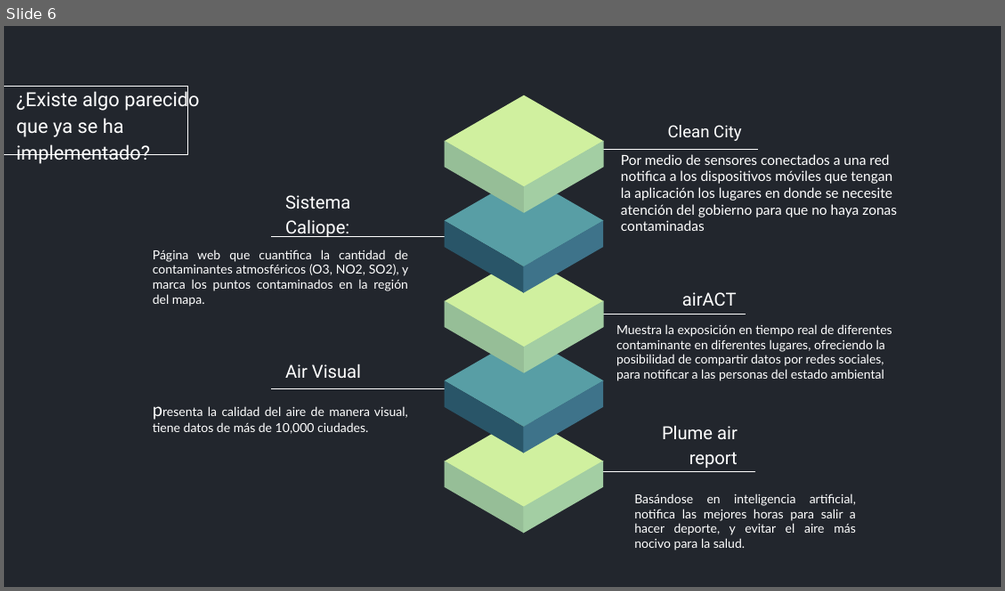
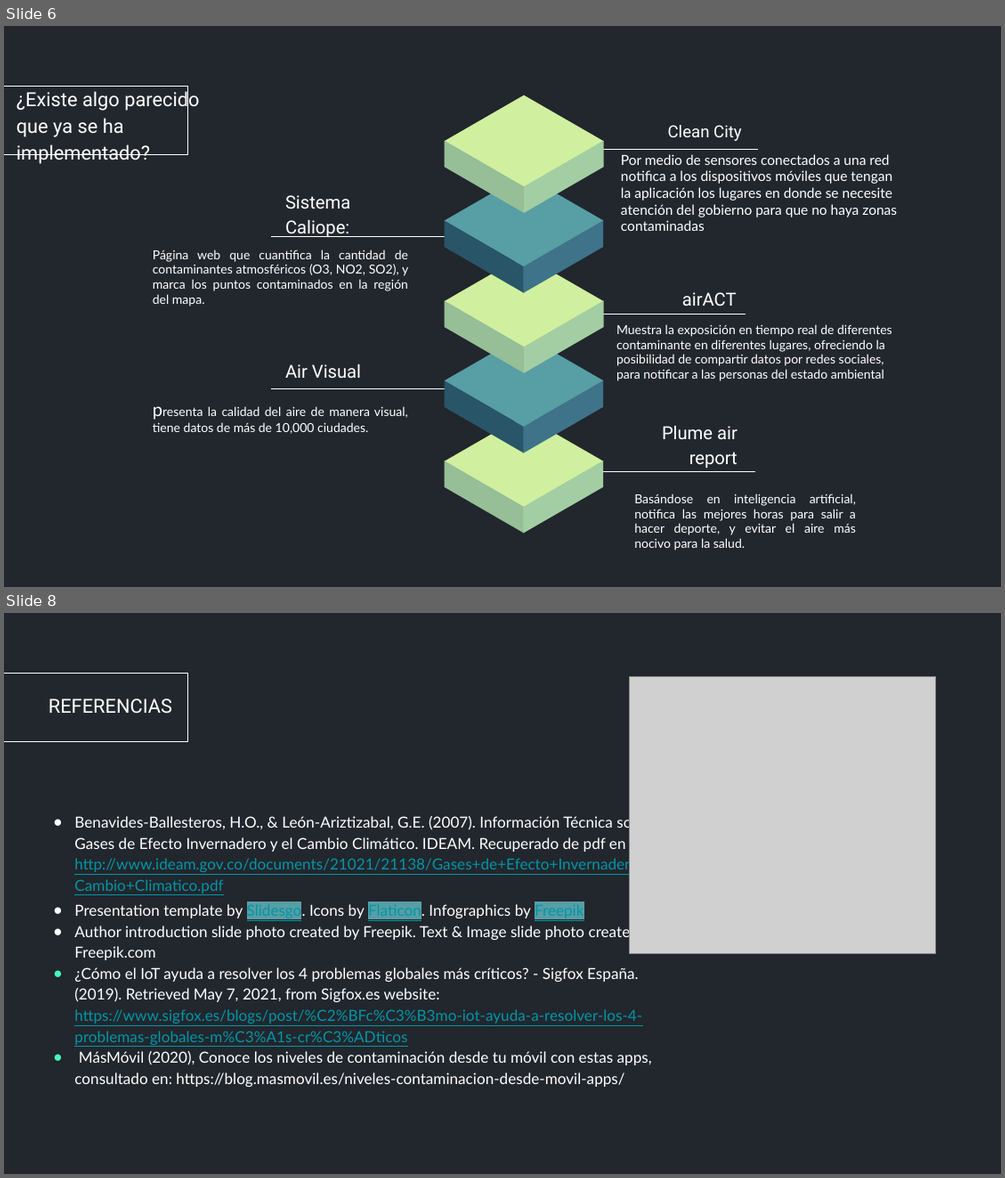
Before and after one commit to ArmandoMG/SemanaTecFinal, a slide deck: Proyecto Final Progra.pptx. Shown one above the other, each under a label of ours: slide 6 before the commit, slides 6 and 8 after it; the slides between them are not shown. The pictures are 1005x591 and 1005x1178 pixels, drawn with LibreOffice and Linux fonts; fonts in the diff are those of the drawing; grey boxes stand for pictures. Boxes give left, top, right and bottom in pixels: in the first picture for what was removed or moved away, otherwise in the second. Text is boxed around its words. In the diff, an @@ line names an element or a change of style, - is before the commit and + after.

```diff
--- a/Proyecto Final Progra.pptx
+++ b/Proyecto Final Progra.pptx
@@ slide 8 added at (4, 613, 1001, 1174), background #22262D; not listed: 1 template element that a slide beside it also shows @@
@@ picture added at (629, 676, 936, 953) @@
@@ title added at (48, 698, 172, 714), 14 pt, text #FFFFFF @@
+REFERENCIAS
@@ text added at (74, 815, 684, 1086), 11 pt, text #FFFFFF @@
+● Benavides-Ballesteros, H.O., & León-Ariztizabal, G.E. (2007). Información Técnica sobre Gases de Efecto Invernadero y el Cambio Climático. IDEAM. Recuperado de pdf en http://www.ideam.gov.co/documents/21021/21138/Gases+de+Efecto+Invernadero+y+el+Cambio+Climatico.pdf
+● Presentation template by Slidesgo. Icons by Flaticon. Infographics by Freepik
+● Author introduction slide photo created by Freepik. Text & Image slide photo created by Freepik.com
+● ¿Cómo el IoT ayuda a resolver los 4 problemas globales más críticos? - Sigfox España. (2019). Retrieved May 7, 2021, from Sigfox.es website: https://www.sigfox.es/blogs/post/%C2%BFc%C3%B3mo-iot-ayuda-a-resolver-los-4-problemas-globales-m%C3%A1s-cr%C3%ADticos
+● MásMóvil (2020), Conoce los niveles de contaminación desde tu móvil con estas apps, consultado en: https://blog.masmovil.es/niveles-contaminacion-desde-movil-apps/
```
Also in this commit, not shown: 1 other slide added.
